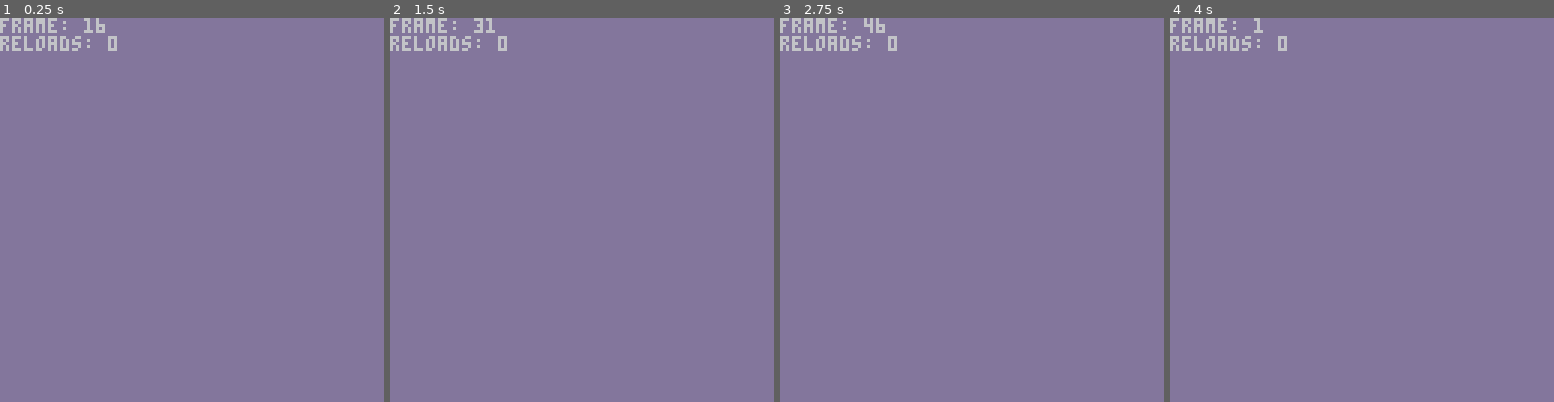
Above: before the commit, frames 1-4 (left to right).
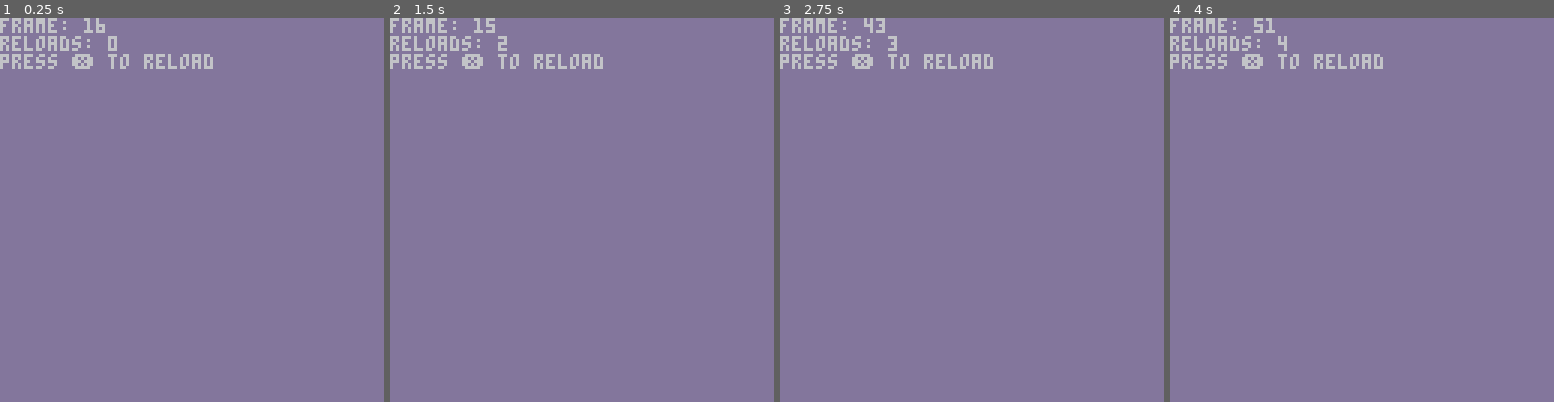
Above: after the commit, the same moments.

Repository: noman-land/piconet
Game: PICO-8 cartridge src/piconet.p8
Two runs of this game, one before a commit and one after it. Both use one fixed random seed, a clock stepped at 60 frames per second and the inputs below.
Inputs:
- Up to frame 1 (0.25 s): no input
- Up to frame 2 (1.5 s): tap X (X key) at 0.33, 1.07 s; tap O (Z key) at 0.7 s
- Up to frame 3 (2.75 s): hold Right 1.6-2.1 s; tap O (Z key) at 1.7, 2.1, 2.5 s; tap X (X key) at 1.85 s; hold Up 2.15-2.42 s; hold Right from 2.47 s (still down)
- Up to frame 4 (4 s): tap O (Z key) at 2.9, 3.3, 3.7 s; tap X (X key) at 2.97 s; release Right at 3.03 s; hold Left 3.08-3.58 s; hold Down 3.63-3.97 s

The runs differ from the first frame. In frame 1, 0.9% of the frame differs, in the area x 0-56%, y 9-14%; in frame 2, 1.0%; in frame 3, 1.0%; in frame 4, 1.1%, in the area x 0-56%, y 0-14%.

Commit message:
Reload from in game as well

Diff:
--- a/src/main.lua
+++ b/src/main.lua
@@ -1,3 +1,5 @@
+fps=60
+colors=16
 pins={
 	frame=0x5f80,
 	reloads=0x5f81,
@@ -6,37 +8,42 @@
 	-- xx=0x5ffe,
 	reload=0x5fff,
 }
+btns=0
+reloads=0
 
-function butn(t,n)
-	return band(t,n)==n
-end
-
-function pressed(...)
-	local check=0
-	for b in all({...}) do check|=b end
-	return (btn() & check) == check
+function pressed(s)
+	for pos in all(s) do
+		if((btns>>_ENV[pos])&1==0)return
+	end
+	return true
 end
 
 function _init()
 	frame=0
-	bg_color=flr(rnd()*16)
+	bg_color=flr(rnd()*colors)
+end
+
+function reload()
+	poke(pins.reloads,peek(pins.reloads)+1)
+	run()
+end
+
+function listen_for_reload()
+	if (pressed"❎" or peek(pins.reload)==1) then
+		reload()
+	end
 end
 
 function _update60()
-	frame=(frame+1)%60
+	btns=btn()
+	frame=(frame+1)%fps
 	poke(pins.frame,frame)
-	listen_for_reset()
-end
-
-function listen_for_reset()
-	if (peek(pins.reload)==1) then
-		run()
-		resets+=1
-	end
+	listen_for_reload()
 end
 
 function _draw()
 	cls(bg_color)
 	print("frame: "..frame)
 	print("reloads: "..peek(pins.reloads))
+	print("press ❎ to reload")
 end
Not shown, changed: index.html
Not shown, changed: package.json
Not shown, changed: public/piconet.js
Not shown, changed: src/main.ts
